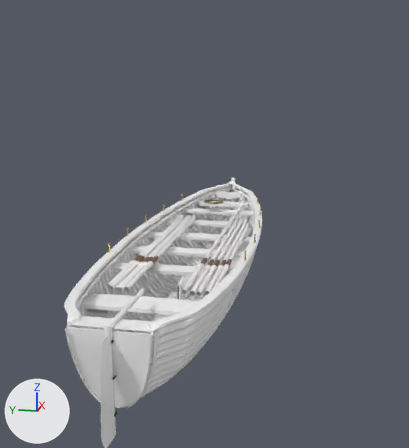
One commit to the glTF model boats/exports/rowing/boat_complete.glb: the scene before it, then after it.
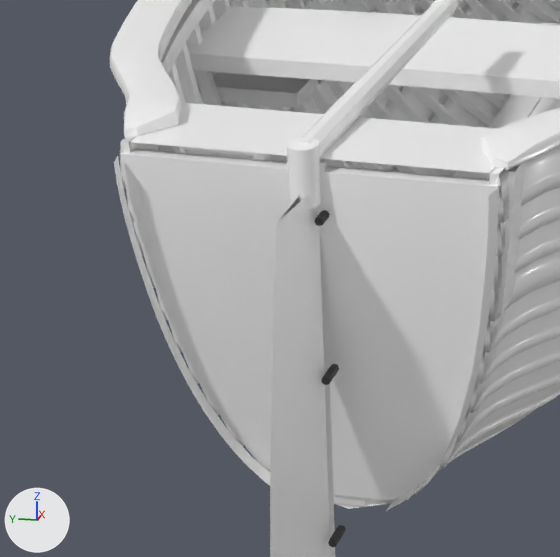
Each version appears first whole from a 50 mm lens placed at (-8.31, -1.78, 2.89), pointed at (0.03, -0.11, 0.81), and next in a close-up on the part from 10% to 41% of the width and 65% to 94% of the height. Every picture has the same lights, and +X, +Y and +Z are marked at lower left. The first two pictures are the older version. Vertices at exactly the same position are counted once.

In view in the first close-up: 'Floorboards', 'Frames', 'Keel_Stem_Sternpost', 'Keelson_Gunwale', 'Planking_Clinker', 'Quarter_Knees', 'Rudder', 'Structure_Details', 'Thwarts_Benches', 'Transom'.
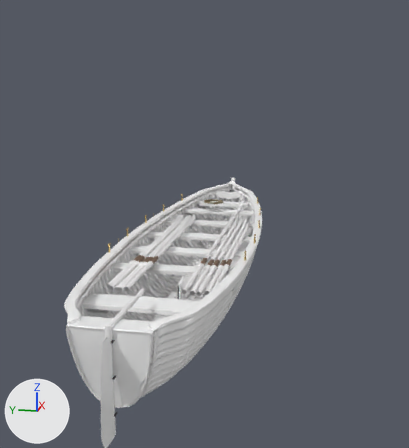
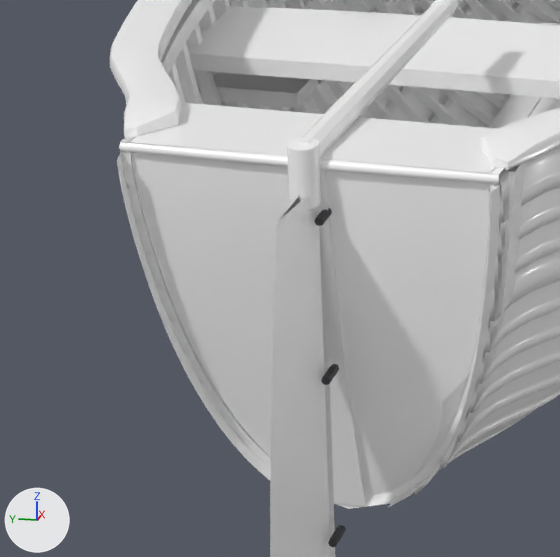
Where the change shows, as pixel boxes [x1, y1, x2, y2] in the close-ups (560 x 557 px; the box of a moved part takes in the faces that stretch with it):
'Transom', reshaped
    before: [114, 149, 499, 511]
    after: [117, 140, 500, 507]
part 1 of me_transom, moved or reshaped
    before: [120, 149, 499, 500]
    after: [132, 152, 489, 495]
part 2 of me_transom, moved or reshaped
    before: [386, 188, 498, 511]
    after: [389, 185, 500, 507]
part 3 of me_transom, moved or reshaped
    before: [114, 156, 271, 485]
    after: [117, 153, 271, 480]
part 4 of me_transom, added
    after: [119, 140, 499, 184]

Diff of the bpy script that builds the scene:
```diff
--- a/boats/exports/rowing/boat_complete.glb.py
+++ b/boats/exports/rowing/boat_complete.glb.py
@@ me_transom @@
 # used by ob_transom; location = (0.0, 0.0, 0.0)
-me_transom.from_pydata(...)  # 680 vertices, 1272 faces; spans x -3.854..-3.627, y -0.411..0.411, z -0.108..0.73
+me_transom.from_pydata(...)  # 841 vertices, 1536 faces; spans x -3.84..-3.613, y -0.411..0.411, z -0.108..0.754
+# me_transom part 1: the loose piece of 600 vertices spanning x -3.813..-3.627, y -0.409..0.409, z -0.108..0.73 is moved by (0.014, 0.0, 0.0)
+# me_transom part 2: the loose piece of 40 vertices spanning x -3.854..-3.664, y -0.411..-0.106, z -0.108..0.73 is moved by (0.014, 0.0, 0.0)
+# me_transom part 3: the loose piece of 40 vertices spanning x -3.854..-3.664, y 0.106..0.411, z -0.108..0.73 is moved by (0.014, 0.0, 0.0)
+# me_transom part 4: a new loose piece of 161 vertices spanning x -3.814..-3.795, y -0.411..0.411, z 0.73..0.754, in mat_teak_exterior (white #ffffff)
 me_transom.materials.append(mat_teak_exterior)
```
